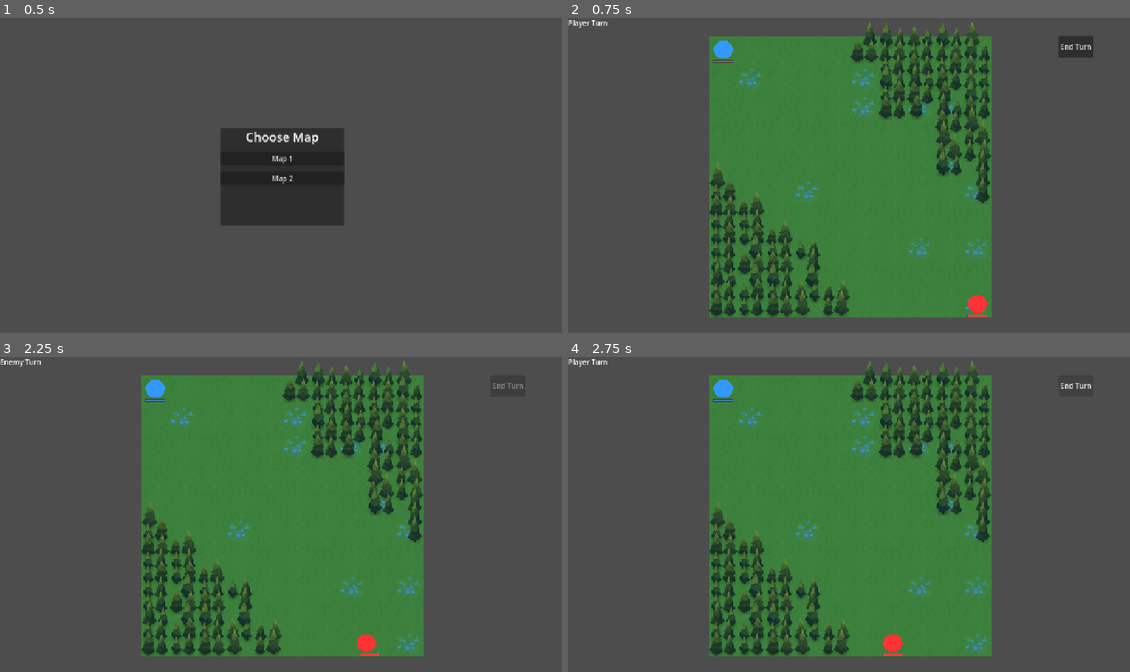
Above: before the commit, frames 1-4 (two rows, left to right).
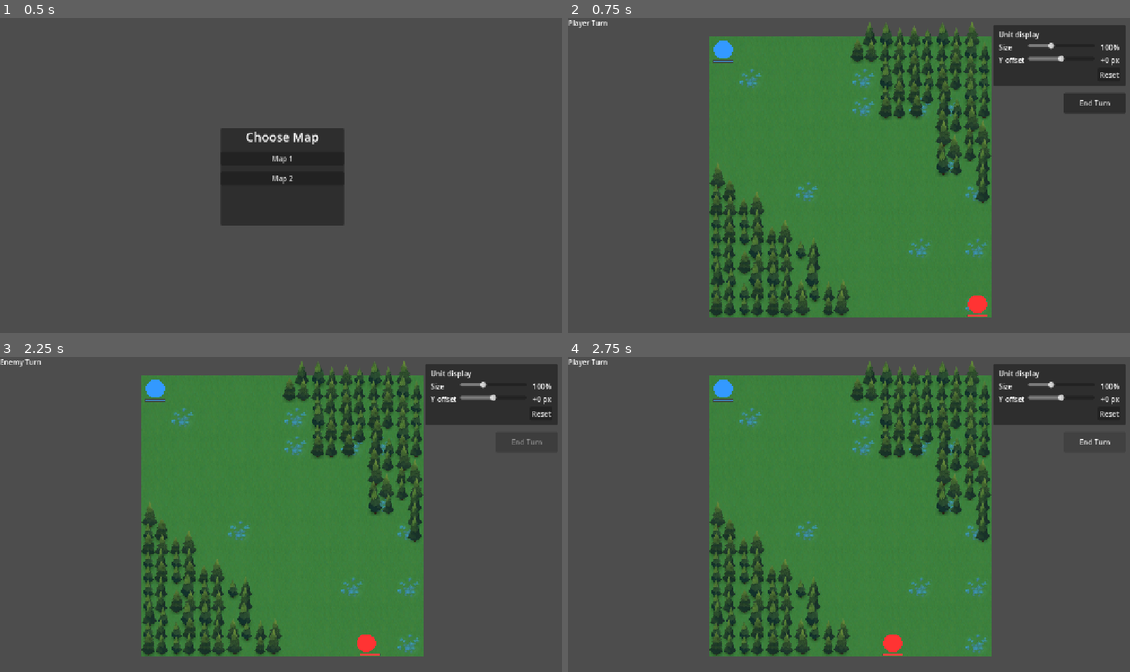
Above: after the commit, the same moments.

Repository: Baptisteberard/srpg
Game: Godot game, scene res://main.tscn
Two runs of this game, one before a commit and one after it. Both use one fixed random seed, a clock stepped at 60 frames per second and the inputs below.
Inputs (mouse positions are in pixels of both pictures, inside the frame that each line leads up to):
- Up to frame 1 (0.5 s): no input
- Up to frame 2 (0.75 s): click "Map 1" at 0.5 s
- Up to frame 3 (2.25 s): click (539, 413) at 1.25 s, where only the run after the commit has a clickable "Reset"; click "End Turn" at 2 s
- Up to frame 4 (2.75 s): no input

Frame 1 is identical in both runs. In frame 2, 4.6% of the frame differs, in the area x 75-100%, y 2-31%; in frame 3, 4.1%; in frame 4, 4.1%.

Commit message:
feat: add unit display controls

Diff:
--- a/battle/battle_runtime.gd
+++ b/battle/battle_runtime.gd
@@ -54,8 +54,12 @@
 func _ready() -> void:
 	var hud: BattleHud = get_node_or_null("UI") as BattleHud
 	var hp_overlay: UnitHpOverlay = get_node_or_null("HpOverlay") as UnitHpOverlay
-	if hud == null or hp_overlay == null:
-		push_error("BattleRuntime: HUD or HP overlay child is missing.")
+	var manager: TurnManager = get_node_or_null("TurnManager") as TurnManager
+	if hud == null or hp_overlay == null or manager == null:
+		push_error("BattleRuntime: HUD, HP overlay, or TurnManager child is missing.")
 		return
 	if not hud.damage_preview_changed.is_connected(hp_overlay.set_damage_previews):
 		hud.damage_preview_changed.connect(hp_overlay.set_damage_previews)
+	if not hud.unit_visual_settings_changed.is_connected(manager.set_unit_visual_settings):
+		hud.unit_visual_settings_changed.connect(manager.set_unit_visual_settings)
+	manager.set_unit_visual_settings(hud.unit_size_multiplier, hud.unit_vertical_offset)
--- a/battle/battle_runtime.tscn
+++ b/battle/battle_runtime.tscn
@@ -42,10 +42,10 @@
 anchors_preset = 1
 anchor_left = 1.0
 anchor_right = 1.0
-offset_left = -140.0
-offset_top = 40.0
-offset_right = -90.0
-offset_bottom = 90.0
+offset_left = -156.0
+offset_top = 170.0
+offset_right = -16.0
+offset_bottom = 216.0
 grow_horizontal = 0
 text = "End Turn"
 
--- a/tests/run_tests.gd
+++ b/tests/run_tests.gd
@@ -42,6 +42,9 @@
 
 	var board: Board = battle.get_node_or_null("Board") as Board
 	var manager: TurnManager = battle.find_child("TurnManager", true, false) as TurnManager
+	var settings_panel := battle.find_child("UnitVisualSettingsPanel", true, false) as PanelContainer
+	var size_slider := battle.find_child("UnitSizeSlider", true, false) as HSlider
+	var offset_slider := battle.find_child("UnitVerticalOffsetSlider", true, false) as HSlider
 	_expect(board != null and not board.get_used_cells().is_empty(), "%s has a populated board" % scene_path)
 	_expect(manager != null, "%s has a TurnManager" % scene_path)
 	if manager != null:
@@ -57,6 +60,24 @@
 					break
 			_expect(all_use_fe8_visuals, "%s uses FE8 map-sprite animations for every unit" % scene_path)
 
+	var visual_settings_work := false
+	if manager != null and settings_panel != null and size_slider != null and offset_slider != null:
+		size_slider.value = 1.25
+		offset_slider.value = -12.0
+		await process_frame
+		var all_units: Array[Unit] = manager.player_units.duplicate()
+		all_units.append_array(manager.enemy_units)
+		visual_settings_work = not all_units.is_empty()
+		for unit in all_units:
+			if not is_equal_approx(unit.visual_size_multiplier, 1.25) \
+			or not is_equal_approx(unit._get_sprite().position.y, -12.0):
+				visual_settings_work = false
+				break
+	_expect(
+		settings_panel != null and size_slider != null and offset_slider != null and visual_settings_work,
+		"%s has working top-right unit display controls" % scene_path
+	)
+
 	battle.queue_free()
 	await process_frame
 
--- a/turn_manager.gd
+++ b/turn_manager.gd
@@ -53,6 +53,8 @@
 var grid_navigator = GridNavigatorScript.new()
 var combat_resolver = CombatResolverScript.new()
 var enemy_ai = EnemyAIScript.new()
+var unit_visual_size_multiplier: float = 1.0
+var unit_visual_vertical_offset: float = 0.0
 
 @export var highlight_path: NodePath
 var highlight: HighlightMap
@@ -180,6 +182,7 @@
 		if definition.display_name.strip_edges() == "":
 			u.set_display_name(auto_name)
 	u.set_tile_size(board.tile_set.tile_size)
+	u.set_visual_settings(unit_visual_size_multiplier, unit_visual_vertical_offset)
 	if definition == null \
 	or (definition.texture == null and definition.fe8_map_sprite_animation == null):
 		u.set_texture(tex)
@@ -201,6 +204,15 @@
 		player_units.append(u)
 	else:
 		enemy_units.append(u)
+
+func set_unit_visual_settings(size_multiplier: float, vertical_offset: float) -> void:
+	unit_visual_size_multiplier = clampf(size_multiplier, 0.5, 2.0)
+	unit_visual_vertical_offset = clampf(vertical_offset, -64.0, 64.0)
+	var all_units: Array[Unit] = player_units.duplicate()
+	all_units.append_array(enemy_units)
+	for unit in all_units:
+		if unit != null and is_instance_valid(unit):
+			unit.set_visual_settings(unit_visual_size_multiplier, unit_visual_vertical_offset)
 
 func _start_player_phase() -> void:
 	highlight.clear_cells()
--- a/ui/battle_hud.gd
+++ b/ui/battle_hud.gd
@@ -2,6 +2,12 @@
 class_name BattleHud
 
 signal damage_preview_changed(damage_by_unit: Dictionary)
+signal unit_visual_settings_changed(size_multiplier: float, vertical_offset: float)
+
+const MIN_UNIT_SIZE_MULTIPLIER: float = 0.5
+const MAX_UNIT_SIZE_MULTIPLIER: float = 2.0
+const MIN_UNIT_VERTICAL_OFFSET: float = -64.0
+const MAX_UNIT_VERTICAL_OFFSET: float = 64.0
 
 var focused_unit: Unit
 var preview_attacker: Unit
@@ -11,10 +17,122 @@
 var stats_panel: PanelContainer
 var stats_scroll: ScrollContainer
 var stats_label: RichTextLabel
+var unit_visual_settings_panel: PanelContainer
+var unit_size_slider: HSlider
+var unit_size_value_label: Label
+var unit_vertical_offset_slider: HSlider
+var unit_vertical_offset_value_label: Label
+
+var unit_size_multiplier: float = 1.0
+var unit_vertical_offset: float = 0.0
 
 
 func _ready() -> void:
 	_build_stats_panel()
+	_build_unit_visual_settings_panel()
+
+
+func _build_unit_visual_settings_panel() -> void:
+	unit_visual_settings_panel = PanelContainer.new()
+	unit_visual_settings_panel.name = "UnitVisualSettingsPanel"
+	unit_visual_settings_panel.set_anchors_preset(Control.PRESET_TOP_RIGHT)
+	unit_visual_settings_panel.offset_left = -316.0
+	unit_visual_settings_panel.offset_top = 16.0
+	unit_visual_settings_panel.offset_right = -16.0
+	unit_visual_settings_panel.offset_bottom = 154.0
+	add_child(unit_visual_settings_panel)
+
+	var margin := MarginContainer.new()
+	margin.add_theme_constant_override("margin_left", 12)
+	margin.add_theme_constant_override("margin_top", 10)
+	margin.add_theme_constant_override("margin_right", 12)
+	margin.add_theme_constant_override("margin_bottom", 10)
+	unit_visual_settings_panel.add_child(margin)
+
+	var rows := VBoxContainer.new()
+	rows.add_theme_constant_override("separation", 6)
+	margin.add_child(rows)
+
+	var title := Label.new()
+	title.text = "Unit display"
+	title.add_theme_font_size_override("font_size", 16)
+	rows.add_child(title)
+
+	var controls := GridContainer.new()
+	controls.columns = 3
+	controls.add_theme_constant_override("h_separation", 8)
+	controls.add_theme_constant_override("v_separation", 6)
+	rows.add_child(controls)
+
+	var size_label := Label.new()
+	size_label.text = "Size"
+	controls.add_child(size_label)
+
+	unit_size_slider = HSlider.new()
+	unit_size_slider.name = "UnitSizeSlider"
+	unit_size_slider.custom_minimum_size.x = 150.0
+	unit_size_slider.min_value = MIN_UNIT_SIZE_MULTIPLIER
+	unit_size_slider.max_value = MAX_UNIT_SIZE_MULTIPLIER
+	unit_size_slider.step = 0.05
+	unit_size_slider.value = unit_size_multiplier
+	unit_size_slider.value_changed.connect(_on_unit_size_changed)
+	controls.add_child(unit_size_slider)
+
+	unit_size_value_label = Label.new()
+	unit_size_value_label.custom_minimum_size.x = 48.0
+	unit_size_value_label.horizontal_alignment = HORIZONTAL_ALIGNMENT_RIGHT
+	controls.add_child(unit_size_value_label)
+
+	var offset_label := Label.new()
+	offset_label.text = "Y offset"
+	controls.add_child(offset_label)
+
+	unit_vertical_offset_slider = HSlider.new()
+	unit_vertical_offset_slider.name = "UnitVerticalOffsetSlider"
+	unit_vertical_offset_slider.custom_minimum_size.x = 150.0
+	unit_vertical_offset_slider.min_value = MIN_UNIT_VERTICAL_OFFSET
+	unit_vertical_offset_slider.max_value = MAX_UNIT_VERTICAL_OFFSET
+	unit_vertical_offset_slider.step = 1.0
+	unit_vertical_offset_slider.value = unit_vertical_offset
+	unit_vertical_offset_slider.value_changed.connect(_on_unit_vertical_offset_changed)
+	controls.add_child(unit_vertical_offset_slider)
+
+	unit_vertical_offset_value_label = Label.new()
+	unit_vertical_offset_value_label.custom_minimum_size.x = 48.0
+	unit_vertical_offset_value_label.horizontal_alignment = HORIZONTAL_ALIGNMENT_RIGHT
+	controls.add_child(unit_vertical_offset_value_label)
+
+	var reset_button := Button.new()
+	reset_button.name = "ResetUnitVisualSettingsButton"
+	reset_button.text = "Reset"
+	reset_button.size_flags_horizontal = Control.SIZE_SHRINK_END
+	reset_button.pressed.connect(_on_reset_unit_visual_settings)
+	rows.add_child(reset_button)
+	_refresh_unit_visual_settings_labels()
+
+
+func _on_unit_size_changed(value: float) -> void:
+	unit_size_multiplier = value
+	_refresh_unit_visual_settings_labels()
+	unit_visual_settings_changed.emit(unit_size_multiplier, unit_vertical_offset)
+
+
+func _on_unit_vertical_offset_changed(value: float) -> void:
+	unit_vertical_offset = value
+	_refresh_unit_visual_settings_labels()
+	unit_visual_settings_changed.emit(unit_size_multiplier, unit_vertical_offset)
+
+
+func _on_reset_unit_visual_settings() -> void:
+	unit_size_slider.value = 1.0
+	unit_vertical_offset_slider.value = 0.0
+
+
+func _refresh_unit_visual_settings_labels() -> void:
+	if unit_size_value_label != null:
+		unit_size_value_label.text = "%d%%" % roundi(unit_size_multiplier * 100.0)
+	if unit_vertical_offset_value_label != null:
+		unit_vertical_offset_value_label.text = "%+d px" % roundi(unit_vertical_offset)
 
 
 func focus_unit(unit: Unit) -> void:
--- a/unit.gd
+++ b/unit.gd
@@ -51,6 +51,8 @@
 var fe8_map_sprite_animation: FE8MapSpriteAnimation = null
 var is_selected_visual: bool = false
 var is_hovered_visual: bool = false
+var visual_size_multiplier: float = 1.0
+var visual_vertical_offset: float = 0.0
 
 func _ready() -> void:
 	add_to_group("units")
@@ -153,6 +155,11 @@
 	_refresh_visual_scale()
 	queue_redraw()
 
+func set_visual_settings(size_multiplier: float, vertical_offset: float) -> void:
+	visual_size_multiplier = clampf(size_multiplier, 0.5, 2.0)
+	visual_vertical_offset = clampf(vertical_offset, -64.0, 64.0)
+	_refresh_visual_scale()
+
 func is_alive() -> bool:
 	return current_hp > 0
 
@@ -255,9 +262,12 @@
 			maxf(1.0, minf(tile_size_px.x, tile_size_px.y) / float(FE8MapSpriteAnimation.FRAME_SIZE.x))
 			* FE8_DISPLAY_SCALE_MULTIPLIER
 		)
+	base_scale *= visual_size_multiplier
 	if is_selected_visual:
 		base_scale *= 1.15
-	_get_sprite().scale = Vector2.ONE * base_scale
+	var unit_sprite := _get_sprite()
+	unit_sprite.scale = Vector2.ONE * base_scale
+	unit_sprite.position.y = visual_vertical_offset
 
 func _play_stationary_visual() -> void:
 	if not has_fe8_map_sprite_animation():
Not shown, changed: ARCHITECTURE.md
